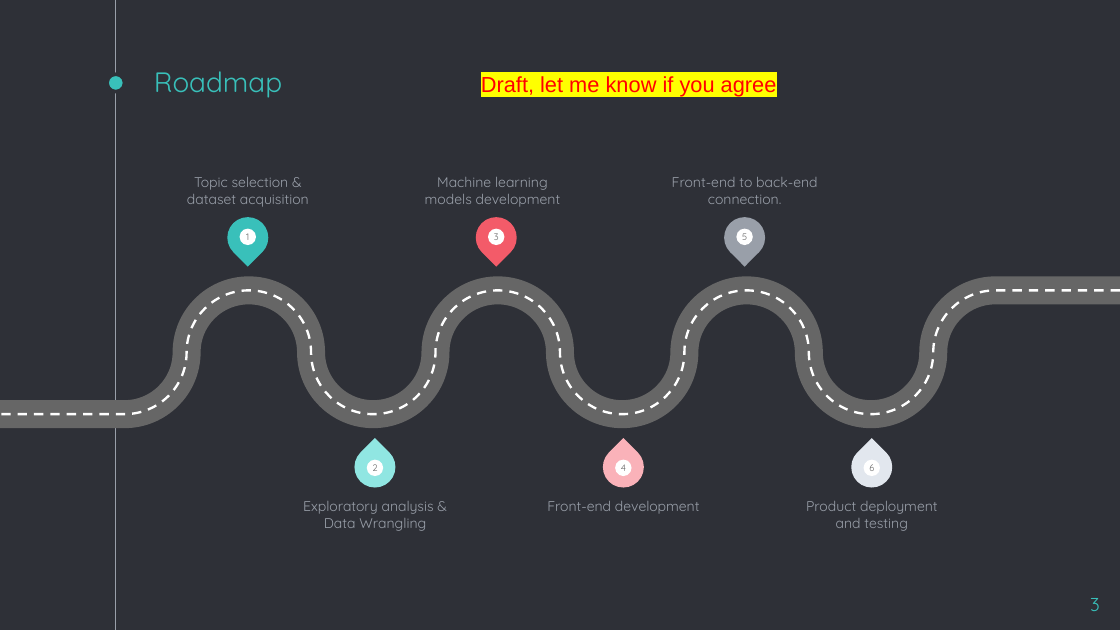
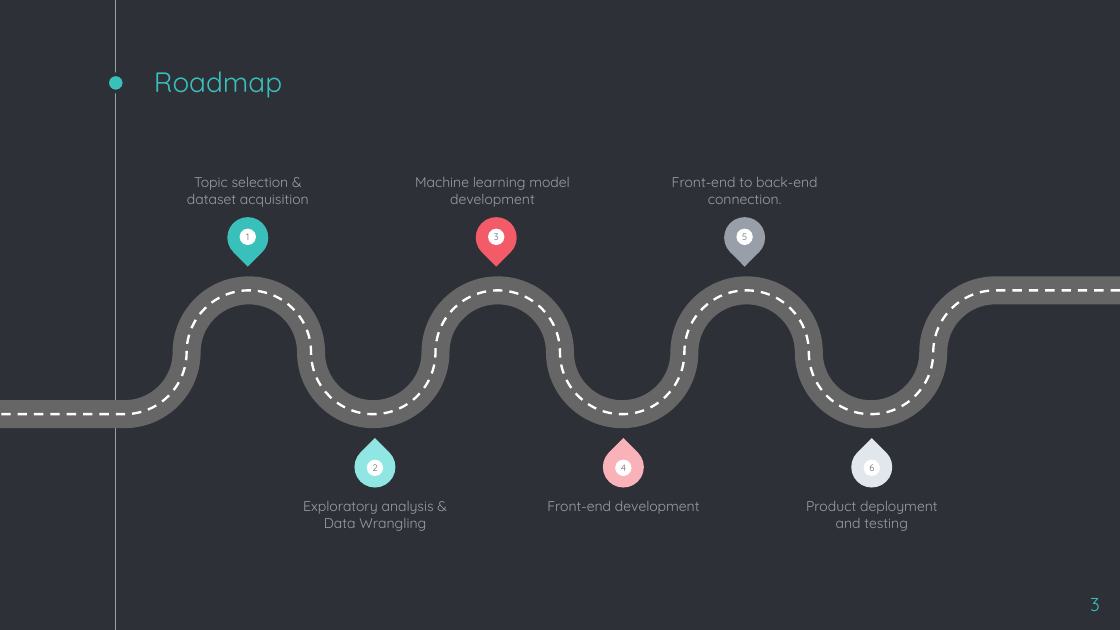
Before and after one commit to jMacProd/Machine-Learning-Credit-Card-Churn, a slide deck: slide 3 of Final Project - Presentation.pptx. Drawn at 1120x630 pixels with LibreOffice and Linux fonts; fonts in the diff are those of the drawing. Boxes give left, top, right and bottom in pixels: in the first picture for what was removed or moved away, otherwise in the second. Text is boxed around its words. In the diff, an @@ line names an element or a change of style, - is before the commit and + after.

```diff
--- a/Final Project - Presentation.pptx
+++ b/Final Project - Presentation.pptx
@@ text removed at (x1=481, y1=76, x2=777, y2=96) @@
-Draft, let me know if you agree
@@ text at (x1=415, y1=177, x2=570, y2=207): text changed @@
-Machine learning models development
+Machine learning model development
```
Also in this commit, not shown: 16 other slides changed, 3 slides added, 1 slide removed.
